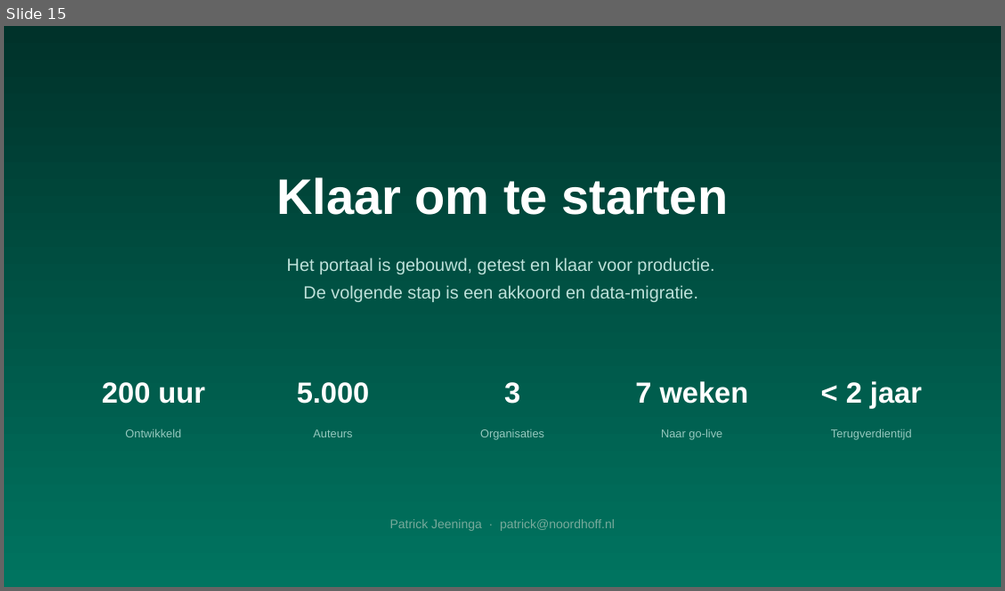
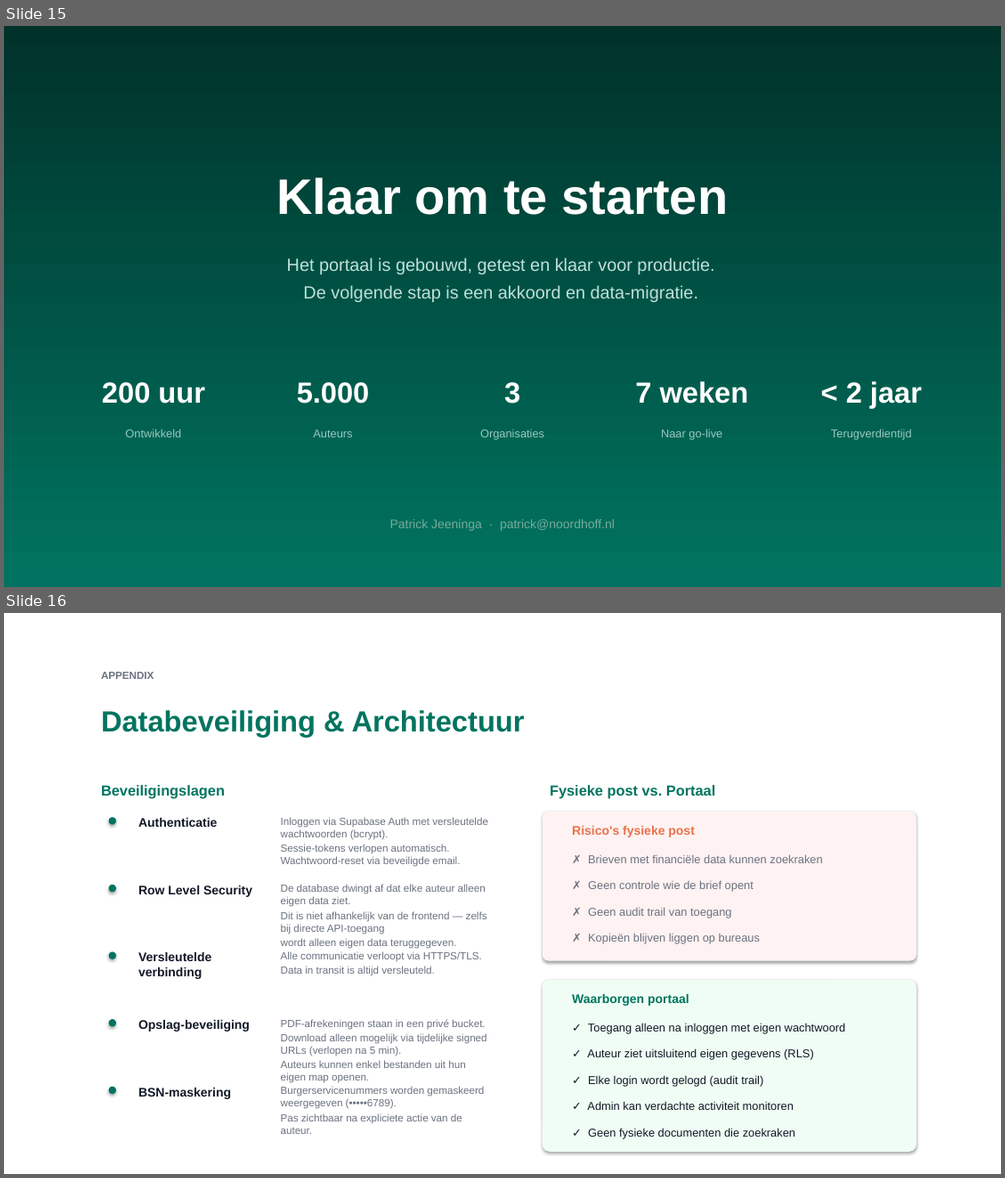
Before and after one commit to SingaporeCity/Royaltyportaal, a slide deck: pitch/Auteursportaal_Pitch.pptx. Shown one above the other, each under a label of ours: slide 15 before the commit, slides 15 and 16 after it. The pictures are 1005x591 and 1005x1178 pixels, drawn with LibreOffice and Linux fonts; fonts in the diff are those of the drawing. Boxes give left, top, right and bottom in pixels: in the first picture for what was removed or moved away, otherwise in the second. Text is boxed around its words. In the diff, an @@ line names an element or a change of style, - is before the commit and + after.

```diff
--- a/pitch/Auteursportaal_Pitch.pptx
+++ b/pitch/Auteursportaal_Pitch.pptx
@@ slide 16 added at bbox=[4, 613, 1001, 1174], background #FFFFFF @@
@@ text added at bbox=[101, 672, 154, 679], 10 pt, text #6B7280, bold @@
+APPENDIX
@@ text added at bbox=[101, 710, 525, 737], 28 pt, text #007460, bold @@
+Databeveiliging & Architectuur
@@ text added at bbox=[101, 785, 225, 798], 14 pt, text #007460, bold @@
+Beveiligingslagen
@@ text added at bbox=[550, 785, 715, 798], 14 pt, text #007460, bold @@
+Fysieke post vs. Portaal
@@ ellipse added at bbox=[109, 817, 116, 825], fill #007460 @@
@@ text added at bbox=[138, 818, 217, 827], 12 pt, text #111827, bold @@
+Authenticatie
@@ text added at bbox=[281, 817, 488, 867], 10 pt, text #6B7280 @@
+Inloggen via Supabase Auth met versleutelde wachtwoorden (bcrypt).
+Sessie-tokens verlopen automatisch. Wachtwoord-reset via beveiligde email.
@@ rounded rectangle added at bbox=[542, 811, 916, 961], fill #FEF2F2 @@
@@ text added at bbox=[572, 826, 695, 837], 12 pt, text #E8734A, bold @@
+Risico's fysieke post
@@ text added at bbox=[588, 854, 822, 863], 11 pt, text #6B7280 @@
+✗ Brieven met financiële data kunnen zoekraken
@@ ellipse added at bbox=[109, 884, 116, 892], fill #007460 @@
@@ text added at bbox=[138, 885, 252, 897], 12 pt, text #111827, bold @@
+Row Level Security
@@ text added at bbox=[281, 884, 487, 949], 10 pt, text #6B7280 @@
+De database dwingt af dat elke auteur alleen eigen data ziet.
+Dit is niet afhankelijk van de frontend — zelfs bij directe API-toegang
+wordt alleen eigen data teruggegeven.
@@ text added at bbox=[588, 880, 753, 892], 11 pt, text #6B7280 @@
+✗ Geen controle wie de brief opent
@@ text added at bbox=[588, 908, 731, 918], 11 pt, text #6B7280 @@
+✗ Geen audit trail van toegang
@@ text added at bbox=[588, 933, 760, 944], 11 pt, text #6B7280 @@
+✗ Kopieën blijven liggen op bureaus
@@ ellipse added at bbox=[109, 952, 116, 959], fill #007460 @@
@@ text added at bbox=[138, 952, 211, 979], 12 pt, text #111827, bold @@
+Versleutelde verbinding
@@ text added at bbox=[281, 951, 482, 976], 10 pt, text #6B7280 @@
+Alle communicatie verloopt via HTTPS/TLS.
+Data in transit is altijd versleuteld.
@@ rounded rectangle added at bbox=[542, 980, 916, 1151], fill #F0FDF4 @@
@@ text added at bbox=[572, 994, 689, 1005], 12 pt, text #007460, bold @@
+Waarborgen portaal
@@ ellipse added at bbox=[109, 1019, 116, 1027], fill #007460 @@
@@ text added at bbox=[138, 1020, 250, 1031], 12 pt, text #111827, bold @@
+Opslag-beveiliging
@@ text added at bbox=[281, 1019, 486, 1083], 10 pt, text #6B7280 @@
+PDF-afrekeningen staan in een privé bucket.
+Download alleen mogelijk via tijdelijke signed URLs (verlopen na 5 min).
+Auteurs kunnen enkel bestanden uit hun eigen map openen.
@@ text added at bbox=[588, 1022, 846, 1034], 11 pt, text #111827 @@
+✓ Toegang alleen na inloggen met eigen wachtwoord
@@ text added at bbox=[587, 1048, 814, 1060], 11 pt, text #111827 @@
+✓ Auteur ziet uitsluitend eigen gegevens (RLS)
@@ ellipse added at bbox=[109, 1086, 116, 1094], fill #007460 @@
@@ text added at bbox=[138, 1087, 231, 1099], 12 pt, text #111827, bold @@
+BSN-maskering
@@ text added at bbox=[281, 1086, 484, 1134], 10 pt, text #6B7280 @@
+Burgerservicenummers worden gemaskeerd weergegeven (•••••6789).
+Pas zichtbaar na expliciete actie van de auteur.
@@ text added at bbox=[588, 1075, 763, 1086], 11 pt, text #111827 @@
+✓ Elke login wordt gelogd (audit trail)
@@ text added at bbox=[587, 1101, 793, 1110], 11 pt, text #111827 @@
+✓ Admin kan verdachte activiteit monitoren
@@ text added at bbox=[588, 1127, 795, 1139], 11 pt, text #111827 @@
+✓ Geen fysieke documenten die zoekraken
```
Also in this commit, not shown: 1 other slide added, 1 other file.
